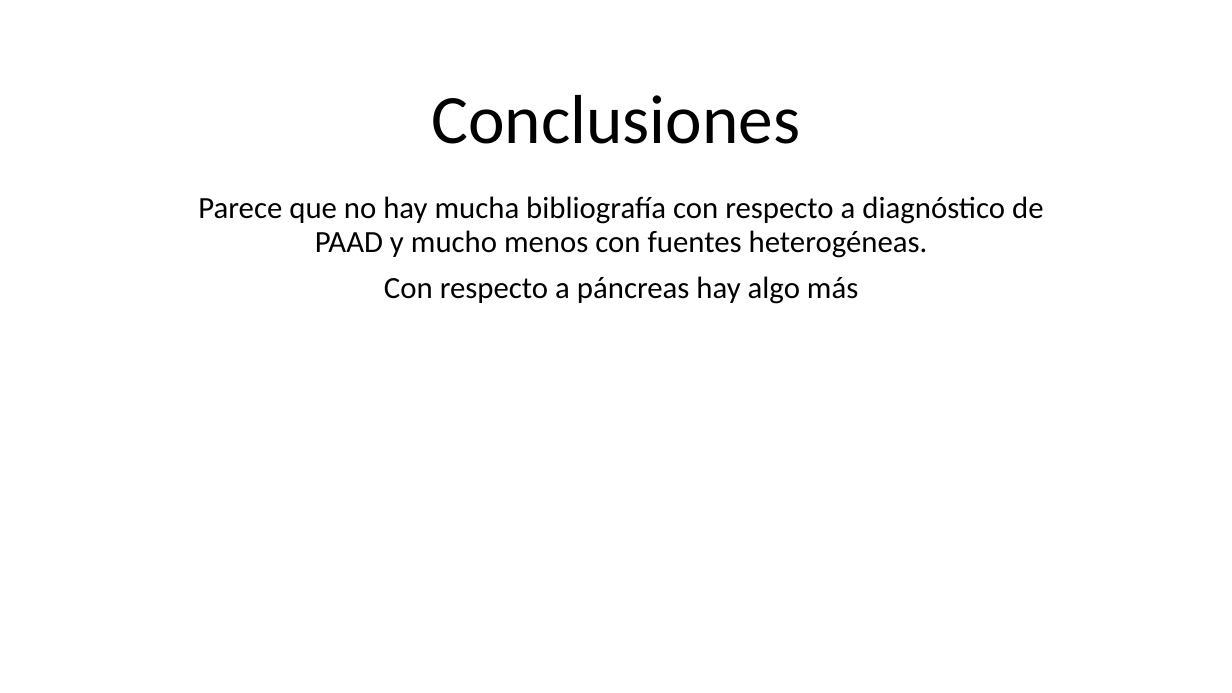
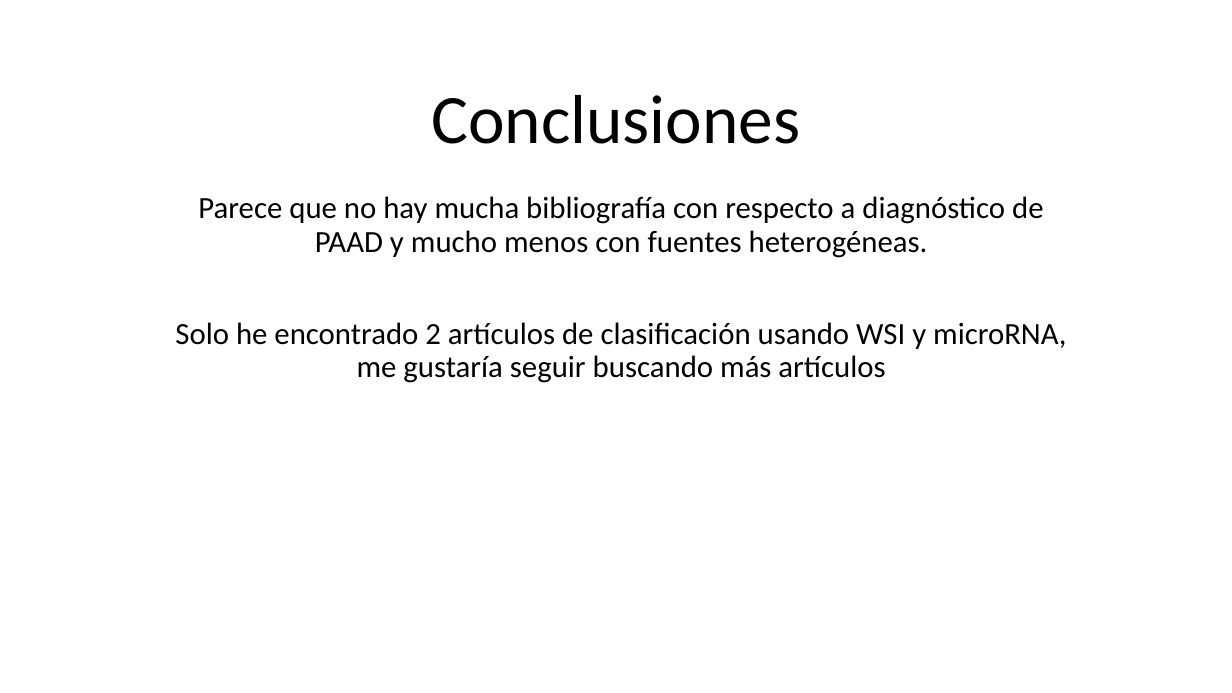
Before and after one commit to alejandroborj/heterogeneous-data, a slide deck: slide 9 of pregunta.pptx. Drawn at 1232x693 pixels with LibreOffice and Linux fonts; fonts in the diff are those of the drawing. Boxes give left, top, right and bottom in pixels: in the first picture for what was removed or moved away, otherwise in the second. Text is boxed around its words. In the diff, an @@ line names an element or a change of style, - is before the commit and + after.

```diff
--- a/pregunta.pptx
+++ b/pregunta.pptx
@@ subtitle at box(175, 322, 1066, 383): text changed @@
-Con respecto a páncreas hay algo más
+Solo he encontrado 2 artículos de clasificación usando WSI y microRNA, me gustaría seguir buscando más artículos
```
Also in this commit, not shown: 3 other slides changed, 5 slides added, 1 slide removed, 5 other files.
